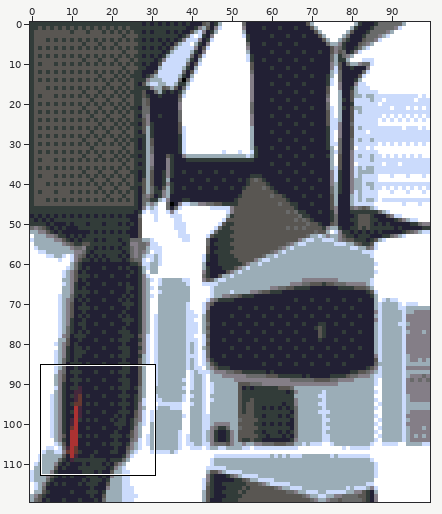
One commit to this sprite sheet: Assets/ProjectMOUSE/Textures/1_(ORDENAR)_textures_ferran/6_px_TELEFON_pixel_Base_color.png. The picture above shows the old version from afar; the outline marks the close-up.
Close-up. Before the commit:
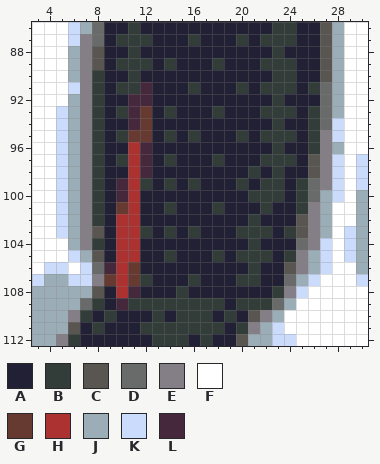
The file is 100x120 pixels. Colours within 5 levels of each other are drawn and written as one. Shown: x 3..30, y 86..112.
Palette (. is transparent): A #222034  B #323c39  C #595652  D #696a6a  E #847e87  F #ffffff  G #663931  H #ac3232  J #9badb7  K #cbdbfc  L #45283c
Pixels before, first column x 3:
 86 FFFKJDAABAAAAAAAAAAABBAACJFF
 87 FFFKEDABBBAAABAAABABBBAACJFF
 88 FFFJECAABAAAAAAAAAAABAAACJFF
 89 FFFJECABBBABAAABAAABBBAACJFF
 90 FFFJEBAABAAAAAAAAAAABBAACJFF
 91 FFFKEBABBLAAABAAABABBBABDJFF
 92 FFFJEBAALLAAAAAAAAAABAAADJFF
 93 FFKJEBABLGABAAABAAABBBABDJFF
 94 FFKJEBAALGAAAAAAAAAABAABDKFF
 95 FFKJEBABGGABABAAABABBBABEKFF
 96 FFKJEBAAHLAAAAAAAAAABAABEJFF
 97 FFKJEBABHLABAAABAAABBBACEKFK
 98 FFKJEBAAHLAAAAAAAABABAACEKFK
 99 FFKJEBALHBABABAAABABBABDEKFK
100 FFKJEBALHAAAAAAAAABBBABDJKFJ
101 FFKJEBAGHAABAAABAAABAABEJFFJ
102 FFKJEBAHHAAAAAAAAABAAACEJFFJ
103 FFKJECAHHBABABAAABBBABCEJFKJ
104 FFFJEBAHHAAAAAAAAABAAADEKFKJ
105 FFFKJCAHHAABAAABABBBABEJKFKJ
106 FKKFKDLHGAAAAAAAAABAACEJKFFJ
107 KJJKKEGHGBAAABAAABBAADJKFFFK
108 JJJJJCAHLAAABAAAAAAABEKFFFFF
109 JJJJDBALBBBBBBBBABBBDJFFFFFF
110 JJJEBABAAABABBBABACEJFFFFFFF
111 JJJCABAAABBBBBBBABEJKFFFFFFF
112 JJEBAAAAAABBBABAACJJKKFFFFFF
The result:
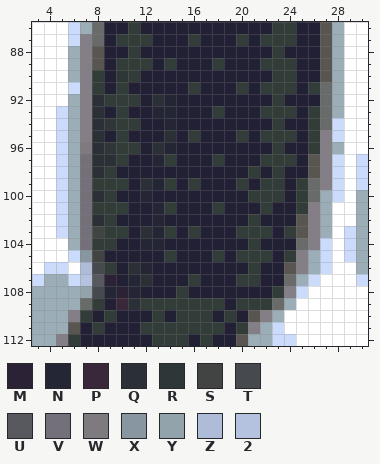
Colours new in this view: M #2b2235  N #252635  P #3a2739  Q #2b3037  R #2e3637  S #424444  T #46494d  U #58595f  V #747079  W #7f7a80  X #8796a0  Y #92a3ac  Z #aebcd8  2 #b4c2df
The exact change:
y 90: x 10 A -> R
y 91: x 11..12 BL -> AA
y 92: x 8..14 BAALLAA -> QBBBAQN
y 93: x 8 B -> Q; x 11..14 LGAB -> AANN
y 94: x 8..12 BAALG -> QRBBA; x 14 A -> N
y 95: x 8 B -> Q; x 11..12 GG -> AA; x 14 B -> Q
y 96: x 7..14 EBAAHLAA -> WQRBBAQN
y 97: x 7..9 EBA -> VQQ; x 11..13 HLA -> AAN
y 98: x 7..9 EBA -> VQB; x 11..12 HL -> AA
y 99: x 7 E -> V; x 9..13 ALHBA -> BBAQN
y 100: x 7..12 EBALHA -> VQBAAN
y 101: x 7 E -> V; x 9..11 AGH -> BBA; x 13 A -> N
y 102: x 7..11 EBAHH -> VQBAA; x 13 A -> N
y 103: x 7..13 ECAHHBA -> VSBBAQN
y 104: x 7 E -> V; x 9..13 AHHAA -> BAANN
y 105: x 7..8 JC -> XS; x 10..11 HH -> AA
y 106: x 7..12 KDLHGA -> ZTBAQN
y 107: x 7..12 KEGHGB -> 2UMANQ
y 108: x 7..11 JCAHL -> YTNMN
y 109: x 10..11 LB -> PQ
Where, in picture pixels (left, top, right, bottom), the same in both close-ups:
changed: (80, 70, 176, 310)
